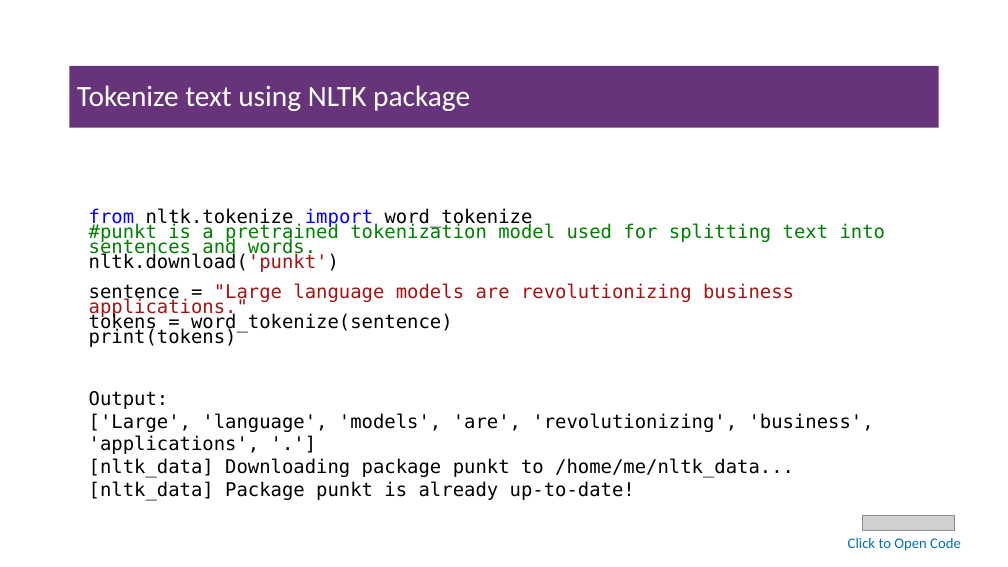
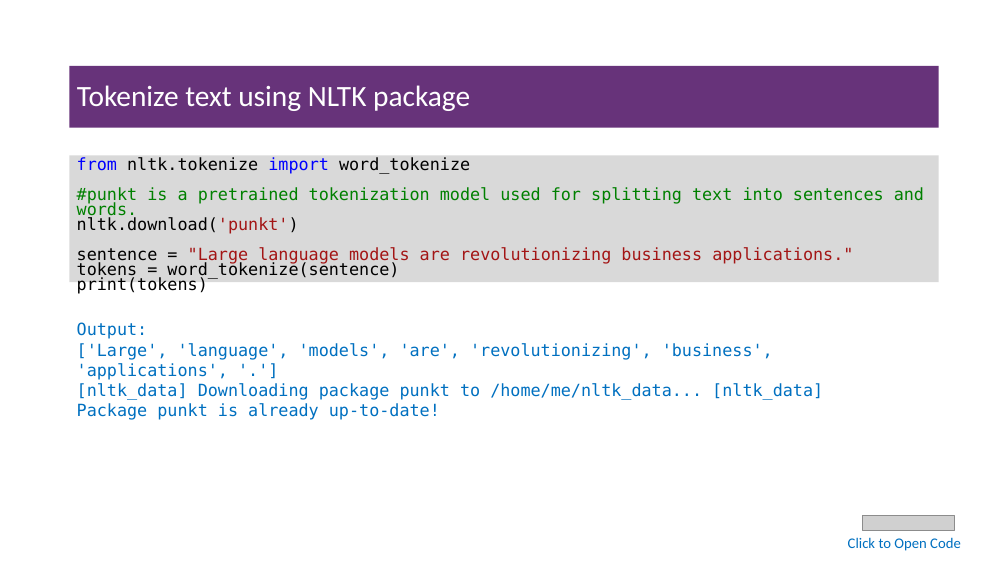
Before and after one commit to msfasha/307307-BI-Methods, a slide deck: slide 11 of 20242-NLP-LLM/lecture notes/Part 1 - Introduction to NLP/1.1-introduction to NLP.pptx (slide 9 before the commit). Drawn at 1008x567 pixels with LibreOffice and Linux fonts; fonts in the diff are those of the drawing; grey boxes stand for pictures; background and template pictures are left out. Boxes give left, top, right and bottom in pixels: in the first picture for what was removed or moved away, otherwise in the second. Text is boxed around its words. In the diff, an @@ line names an element or a change of style, - is before the commit and + after.

```diff
--- a/20242-NLP-LLM/lecture notes/Part 1 - Introduction to NLP/1.1-introduction to NLP.pptx
+++ b/20242-NLP-LLM/lecture notes/Part 1 - Introduction to NLP/1.1-introduction to NLP.pptx
@@ rectangle "from nltk.tokenize import word_tokenize": place and size @@
-rectangle "from nltk.tokenize import word_tokenize" at <box>89,208,886,347</box>
+rectangle "from nltk.tokenize import word_tokenize" at <box>70,156,939,283</box>
@@ rectangle "from nltk.tokenize import word_tokenize" at <box>70,156,939,283</box>: size 18 to 16 pt; fill none to #D9D9D9 @@
@@ text "Output:": place and size @@
-text "Output:" at <box>89,391,874,501</box>
+text "Output:" at <box>77,322,823,420</box>
@@ text "Output:" at <box>77,322,823,420</box>: size 18 to 16 pt, text colour #000000 to #0070C0 @@
```
Also in this commit, not shown: 24 other slides changed, 4 slides added, 5 slides removed, 2 other files.
